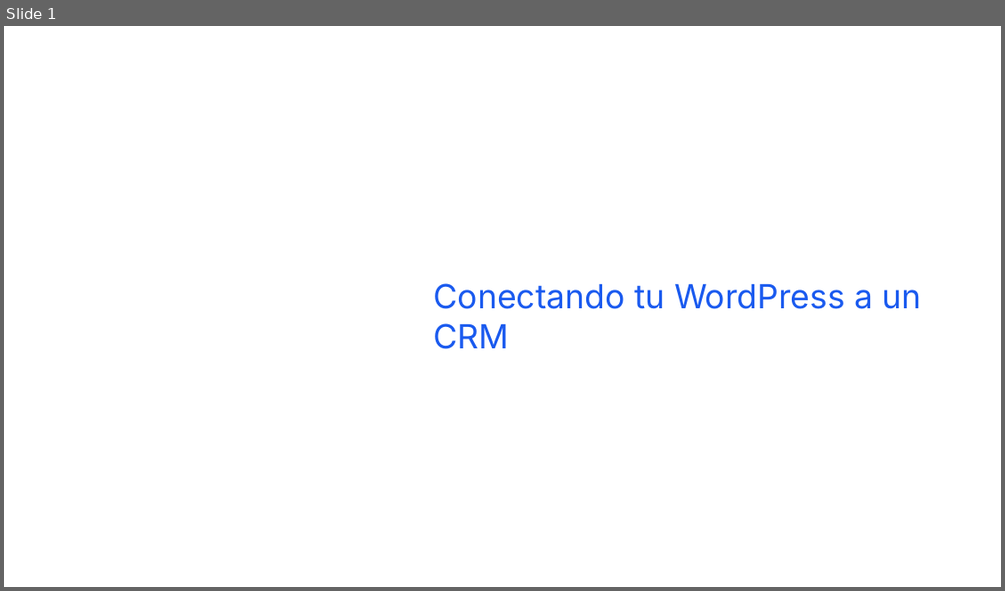
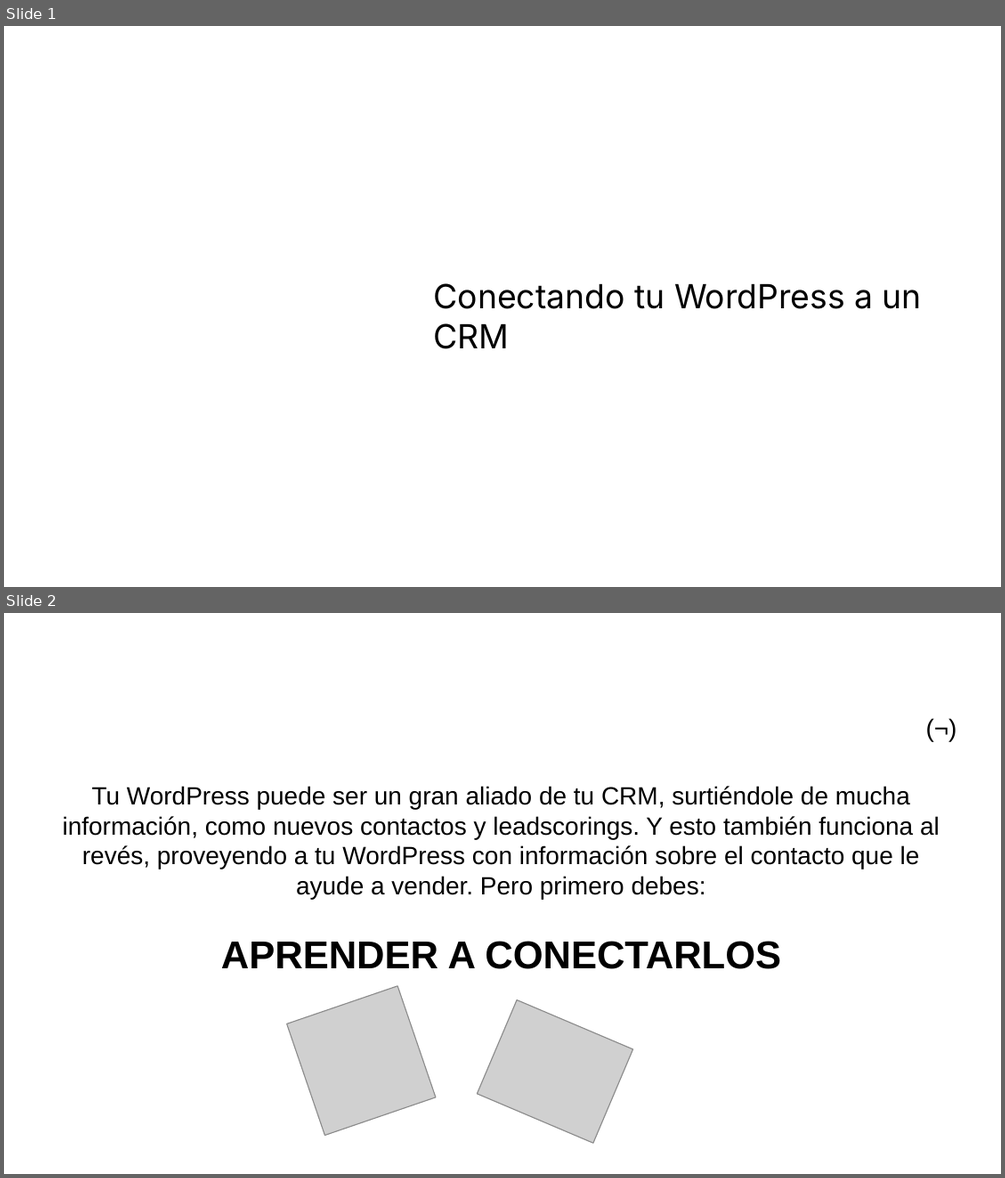
Before and after one commit to gwannon/WordCampBilbao2025, a slide deck: WCBIO25_Jorge-Monclus.pptx. Shown one above the other, each under a label of ours: slide 1 before the commit, slides 1 and 2 after it. The pictures are 1005x591 and 1005x1178 pixels, drawn with LibreOffice and Linux fonts; fonts in the diff are those of the drawing; grey boxes stand for pictures; background and template pictures are left out. Boxes give left, top, right and bottom in pixels: in the first picture for what was removed or moved away, otherwise in the second. Text is boxed around its words. In the diff, an @@ line names an element or a change of style, - is before the commit and + after.

Commit message:
Primeros slides del ppt

```diff
--- a/WCBIO25_Jorge-Monclus.pptx
+++ b/WCBIO25_Jorge-Monclus.pptx
@@ slide 2 added at [4,613,1001,1174], background picture (left out) @@
@@ title added at [38,702,967,759], 18 pt, text #000000 @@
+(¬)
@@ text added at [63,786,939,969], 18 pt, text #000000 @@
+Tu WordPress puede ser un gran aliado de tu CRM, surtiéndole de mucha información, como nuevos contactos y leadscorings. Y esto también funciona al revés, proveyendo a tu WordPress con información sobre el contacto que le ayude a vender. Pero primero debes:
+APRENDER A CONECTARLOS
@@ picture added at [287,986,436,1135] @@
@@ picture added at [477,1000,633,1143] @@
@@ slide 1 changed as well @@
@@ title "Conectando tu WordPress a un ..." at [433,283,922,349]: text colour #1A5AEF to #000000 @@
```
Also in this commit, not shown: 5 other slides added, 1 slide removed, 8 other files.
